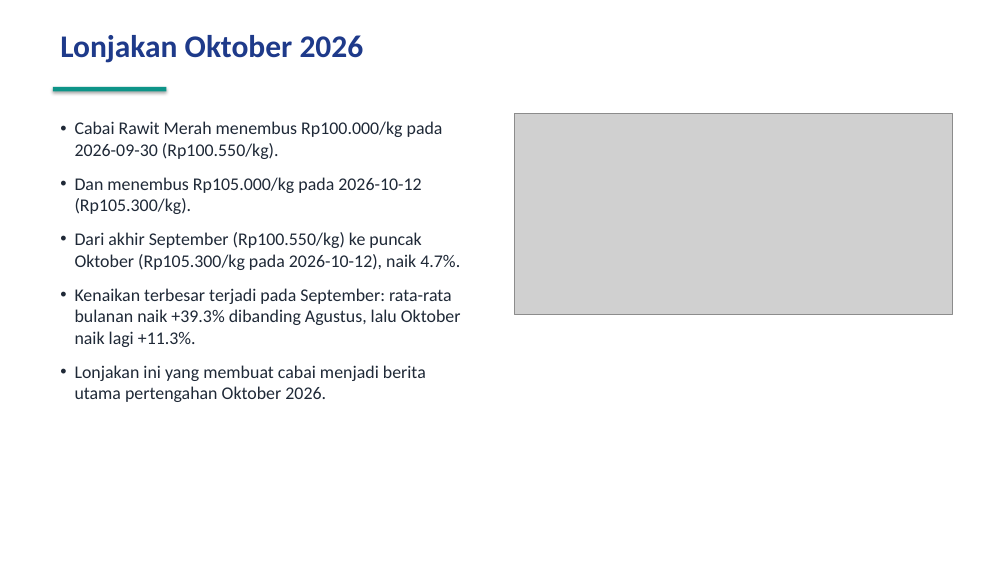
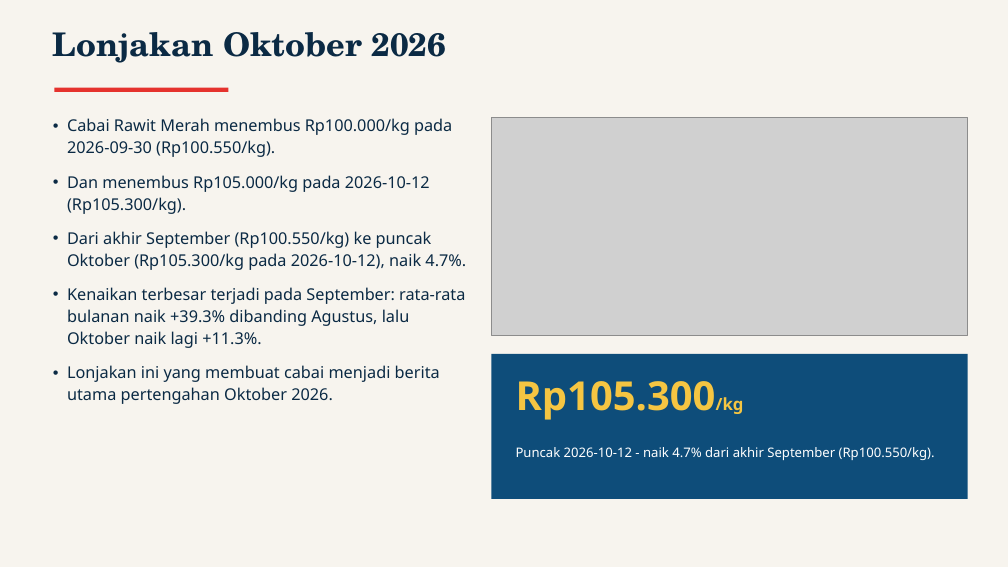
Before and after one commit to baghizash/harga-cabai-indonesia-2026, a slide deck: slide 5 of Portofolio-Analisis-Harga-Cabai.pptx. Drawn at 1008x567 pixels with LibreOffice and Linux fonts; fonts in the diff are those of the drawing; grey boxes stand for pictures. Boxes give left, top, right and bottom in pixels: in the first picture for what was removed or moved away, otherwise in the second. Text is boxed around its words. In the diff, an @@ line names an element or a change of style, - is before the commit and + after.

```diff
--- a/Portofolio-Analisis-Harga-Cabai.pptx
+++ b/Portofolio-Analisis-Harga-Cabai.pptx
@@ background #FFFFFF to #F7F4EE @@
@@ text "Lonjakan Oktober 2026" at (53,32,447,63): size 30 to 31 pt, font Calibri to TeX Gyre Schola, text colour #1E3A8A to #0B2A44 @@
@@ rectangle: place and size @@
-rectangle at (53,87,166,91)
+rectangle at (54,88,228,92)
@@ rectangle at (54,88,228,92): fill #0D9488 to #E5322D; shadow off @@
@@ text "Cabai Rawit Merah menembus Rp100.000/kg ..." at (67,118,466,404): size 17 to 15.5 pt, font Calibri to Noto Sans, text colour #1F2937 to #0B2A44; line spacing 1 to 1.12 @@
@@ picture: place and size @@
-picture at (514,113,953,315)
+picture at (492,117,968,336)
@@ rectangle added at (492,354,968,499), fill #0E4D7A @@
@@ text added at (516,381,744,420), 38 pt, text #F5C542, bold @@
+Rp105.300/kg
@@ text added at (516,447,935,460), 12.5 pt, text #FFFFFF @@
+Puncak 2026-10-12 - naik 4.7% dari akhir September (Rp100.550/kg).
```
Also in this commit, not shown: 9 other slides changed.
